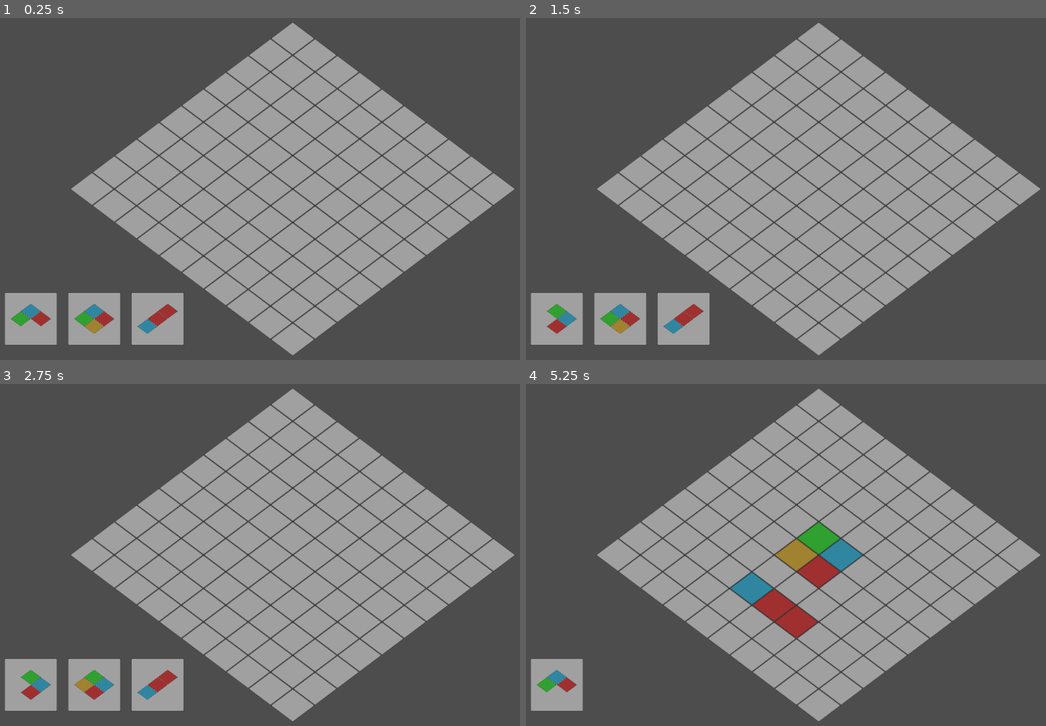
Above: before the commit, frames 1-4 (two rows, left to right).
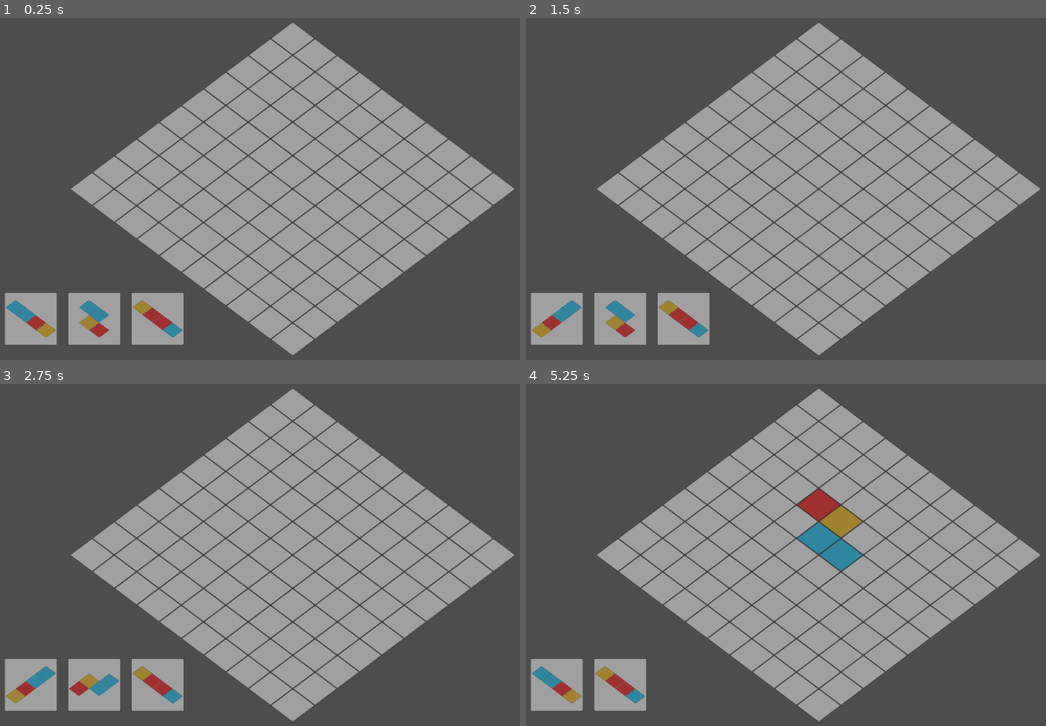
Above: after the commit, the same moments.

Repository: Suruks/Deck-and-Districts-Godot
Game: Godot game, scene res://main.tscn
Same seed, same stepped clock (60 frames per second), same inputs: the game is played once before the commit and once after it.
Inputs (mouse positions are in pixels of both pictures, inside the frame that each line leads up to):
- Up to frame 1 (0.25 s): no input
- Up to frame 2 (1.5 s): tap Enter at 0.5 s; move the mouse to (557, 318) at 0.52 s; tap R at 0.6, 1.35 s; click (557, 318) at 0.67 s; tap Space at 1.25 s; move the mouse to (619, 318) at 1.27 s; click (619, 318) at 1.42 s
- Up to frame 3 (2.75 s): tap Enter at 2 s; move the mouse to (156, 684) at 2.02 s; tap R at 2.1 s; click (156, 684) at 2.17 s
- Up to frame 4 (5.25 s): tap Space at 2.75, 4.25 s; move the mouse to (786, 623) at 2.77 s; tap R every 0.75 s from 2.85 to 5.1 s; click (786, 623) at 2.92 s; tap Enter at 3.5 s; move the mouse to (557, 684) at 3.52 s; click (557, 684) at 3.67 s; move the mouse to (619, 684) at 4.27 s; click (619, 684) at 4.42 s; move the mouse to (848, 555) at 5.02 s; click (848, 555) at 5.17 s

The runs differ from the first frame. In frame 1, 1.2% of the frame differs, in the area x 1-36%, y 82-94%; in frame 2, 1.2%; in frame 3, 1.2%; in frame 4, 5.1%, in the area x 1-65%, y 30-96%.

Commit message:
Update main.gd

Diff:
--- a/main.gd
+++ b/main.gd
@@ -26,7 +26,33 @@
 var preview_blocks: Array = []
 var preview_opacity := 1
 
+var card_shapes = [
+	# XXX
+	[Vector2(0,0), Vector2(1,0), Vector2(2,0)],
+
+	# XXXX
+	[Vector2(0,0), Vector2(1,0), Vector2(2,0), Vector2(3,0)],
+
+	# XX
+	# XX
+	[Vector2(0,0), Vector2(1,0), Vector2(0,1), Vector2(1,1)],
+
+	# XX
+	#  XX
+	[Vector2(0,0), Vector2(1,0), Vector2(1,1), Vector2(2,1)],
+
+	# XXX
+	#   X
+	[Vector2(0,0), Vector2(1,0), Vector2(2,0), Vector2(2,1)],
+
+	# XX
+	#  X
+	[Vector2(0,0), Vector2(1,0), Vector2(1,1)]
+]
+
+
 func _ready():
+	randomize()
 	setup_grid()
 	setup_camera()
 	setup_hand()
@@ -53,6 +79,14 @@
 	cam.make_current()
 	cam.position = grid_to_screen(grid_size / 2 - 0.5, grid_size / 2 - 0.5)
 
+func generate_random_card() -> Dictionary:
+	var shape = card_shapes[randi() % card_shapes.size()]
+	var block_types = []
+	var types = ["residential", "industrial", "nature", "culture"]
+	for i in range(shape.size()):
+		block_types.append(types[randi() % types.size()])
+	return {"blocks": shape, "block_types": block_types}
+
 func setup_hand():
 	var old_hand = $CanvasLayer.get_node_or_null("HandContainer")
 	if old_hand:
@@ -68,9 +102,9 @@
 
 	hand.card_scene = preload("res://card.tscn")
 	hand.hand_data = [
-		{"blocks":[Vector2(0,0), Vector2(1,0), Vector2(0,1)], "block_types":["residential","industrial","nature"]},
-		{"blocks":[Vector2(0,0), Vector2(1,0), Vector2(0,1), Vector2(1,1)], "block_types":["residential","industrial","nature","culture"]},
-		{"blocks":[Vector2(0,0), Vector2(0,1), Vector2(0,2)], "block_types":["industrial","industrial","residential"]}
+		generate_random_card(),
+		generate_random_card(),
+		generate_random_card()
 	]
 	hand.draw_hand()
 	hand.connect("card_selected", Callable(self, "_on_card_selected"))
@@ -115,22 +149,11 @@
 	clear_preview()
 
 func _input(event):
-	# Движение мыши для предпросмотра
+	# Движение мыши
 	if event is InputEventMouseMotion and selected_card:
-		var mouse_pos = get_global_mouse_position()
-		var found = false
-		for y in range(grid_size):
-			for x in range(grid_size):
-				if point_in_rhomb(mouse_pos, grid_nodes[y][x].position):
-					show_preview(Vector2(x, y))
-					found = true
-					break
-			if found:
-				break
-		if not found:
-			clear_preview()
-
-	# Клик для размещения
+		update_preview()
+
+	# Клик мыши для установки карты
 	if event is InputEventMouseButton and event.pressed:
 		if event.button_index == MouseButton.MOUSE_BUTTON_LEFT and selected_card:
 			var mouse_pos = get_global_mouse_position()
@@ -144,20 +167,8 @@
 	if event is InputEventKey and event.pressed:
 		if event.keycode == Key.KEY_R and selected_card:
 			selected_card.rotate_90()
-
-			# Обновляем предпросмотр на текущей позиции мыши
-			var mouse_pos = get_global_mouse_position()
-			var found = false
-			for y in range(grid_size):
-				for x in range(grid_size):
-					if point_in_rhomb(mouse_pos, grid_nodes[y][x].position):
-						show_preview(Vector2(x, y))
-						found = true
-						break
-				if found:
-					break
-			if not found:
-				clear_preview()
+			update_preview()  # <-- обновляем ghost после вращения
+
 
 func point_in_rhomb(point: Vector2, center: Vector2) -> bool:
 	var local = point - center
@@ -186,6 +197,27 @@
 		add_child(preview_tile)
 		preview_blocks.append(preview_tile)
 
+
+func update_preview():
+	if selected_card == null:
+		clear_preview()
+		return
+
+	var mouse_pos = get_global_mouse_position()
+	var found = false
+	for y in range(grid_size):
+		for x in range(grid_size):
+			if point_in_rhomb(mouse_pos, grid_nodes[y][x].position):
+				show_preview(Vector2(x, y))
+				found = true
+				break
+		if found:
+			break
+
+	if not found:
+		clear_preview()
+
+
 func clear_preview():
 	for p in preview_blocks:
 		if is_instance_valid(p):
